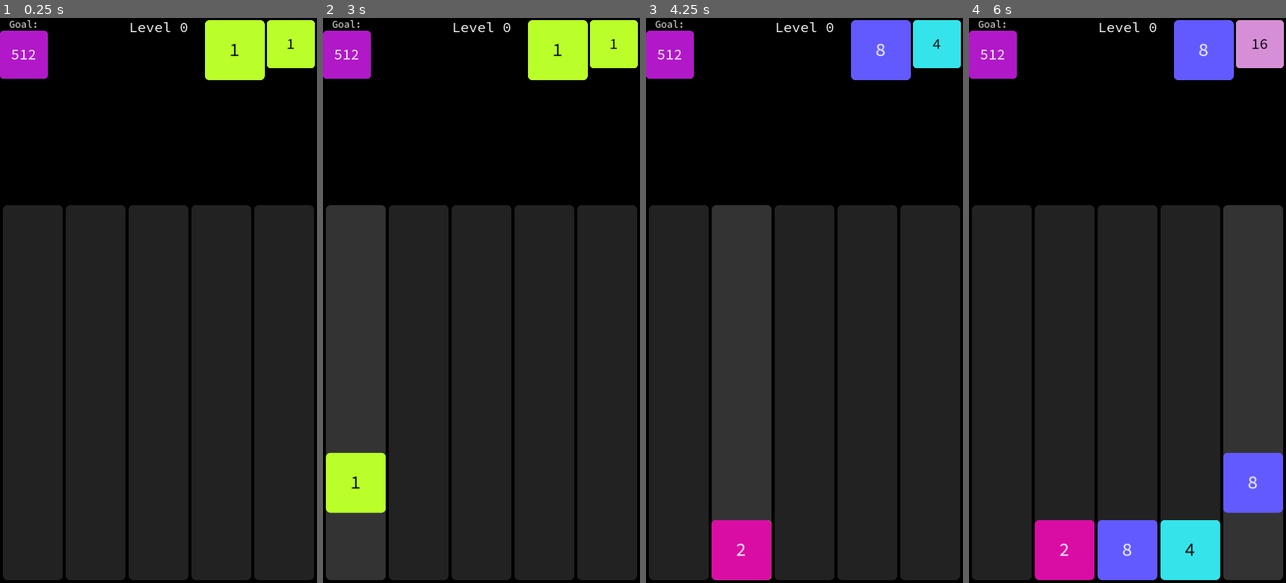
Above: before the commit, frames 1-4 (left to right).
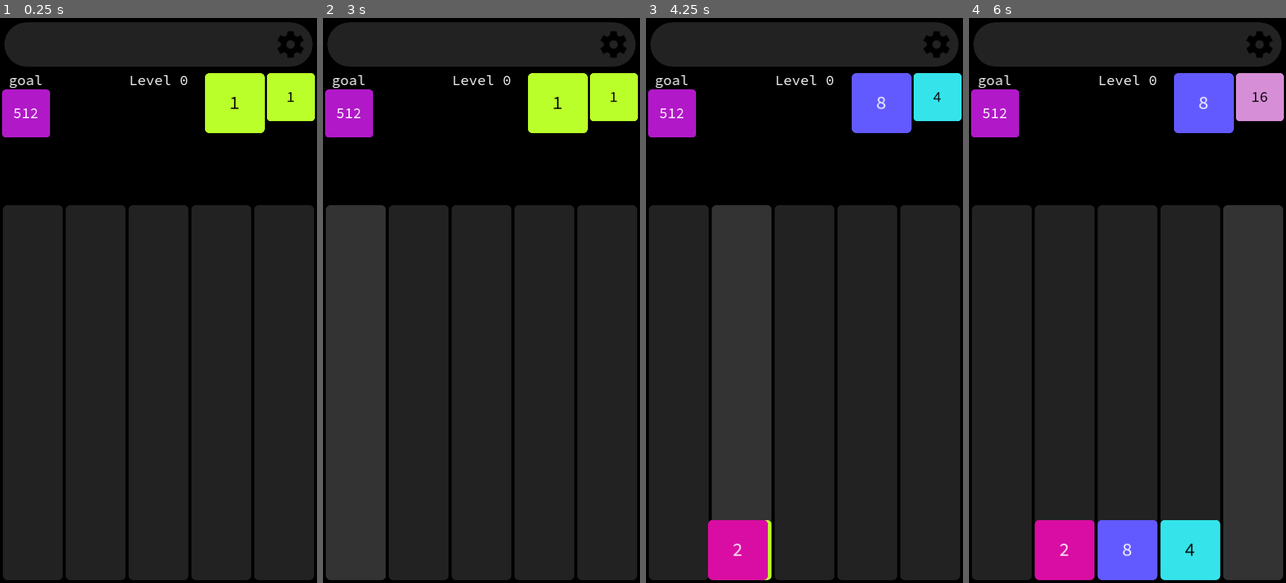
Above: after the commit, the same moments.

Repository: paulwrubel/merge-mania
Game: Godot game, scene res://scenes/main/main.tscn
Two runs of this game, one before a commit and one after it. Both use one fixed random seed, a clock stepped at 60 frames per second and the inputs below.
Inputs (mouse positions are in pixels of both pictures, inside the frame that each line leads up to):
- Up to frame 1 (0.25 s): no input
- Up to frame 2 (3 s): click (614, 46) at 0.52 s; click (614, 46) at 1.27 s; click (614, 46) at 2.02 s; tap Enter at 2.75 s; move the mouse to (354, 390) at 2.77 s; click (354, 390) at 2.92 s
- Up to frame 3 (4.25 s): move the mouse to (741, 390) at 3.52 s; click (741, 390) at 3.67 s
- Up to frame 4 (6 s): move the mouse to (1127, 390) at 4.27 s; click (1127, 390) at 4.42 s; move the mouse to (1190, 390) at 5.02 s; click (1190, 390) at 5.17 s; move the mouse to (1254, 390) at 5.77 s; click (1254, 390) at 5.92 s

The runs differ from the first frame. In frame 1, 13% of the frame differs, in the area x 0-100%, y 0-22%; in frame 2, 15%, in the area x 0-100%, y 0-88%; in frame 3, 13%; in frame 4, 15%.

Commit message:
added initial settings bar, non-functional

Diff:
--- /dev/null
+++ b/assets/icons/settings-material-icon.svg
@@ -0,0 +1 @@
+<svg xmlns="http://www.w3.org/2000/svg" height="48" viewBox="0 -960 960 960" width="48"><path d="m388-80-20-126q-19-7-40-19t-37-25l-118 54-93-164 108-79q-2-9-2.5-20.5T185-480q0-9 .5-20.5T188-521L80-600l93-164 118 54q16-13 37-25t40-18l20-127h184l20 126q19 7 40.5 18.5T669-710l118-54 93 164-108 77q2 10 2.5 21.5t.5 21.5q0 10-.5 21t-2.5 21l108 78-93 164-118-54q-16 13-36.5 25.5T592-206L572-80H388Zm92-270q54 0 92-38t38-92q0-54-38-92t-92-38q-54 0-92 38t-38 92q0 54 38 92t92 38Z"/></svg>
--- a/scenes/column/column.gd
+++ b/scenes/column/column.gd
@@ -26,9 +26,17 @@
 
 
 func _input_event(_viewport: Viewport, event: InputEvent, _shape_index: int):
-	if event is InputEventMouseButton:
-		if board.is_active and event.pressed and event.button_index == MOUSE_BUTTON_LEFT:
-			board.try_spawn_initial_block_in(index)
+	var should_spawn_block = false
+	if board.is_active:
+		if event is InputEventScreenTouch:
+			if not event.pressed and event.index == 0:
+				should_spawn_block = true
+		if event is InputEventMouseButton:
+			if not event.pressed and event.button_index == MOUSE_BUTTON_LEFT:
+				should_spawn_block = true
+
+	if should_spawn_block:
+		board.try_spawn_initial_block_in(index)
 
 
 func _on_mouse_entered():
--- a/scenes/goal_block_display/goal_block_display.tscn
+++ b/scenes/goal_block_display/goal_block_display.tscn
@@ -6,7 +6,7 @@
 [sub_resource type="LabelSettings" id="LabelSettings_4ncvs"]
 line_spacing = 0.0
 font = ExtResource("2_id8op")
-font_size = 22
+font_size = 32
 
 [node name="GoalBlockDisplay" type="Node2D"]
 script = ExtResource("1_6tx1s")
@@ -14,7 +14,6 @@
 [node name="GoalLabel" type="Label" parent="."]
 offset_right = 65.0
 offset_bottom = 28.0
-text = "Goal:
-"
+text = "goal"
 label_settings = SubResource("LabelSettings_4ncvs")
 horizontal_alignment = 1
--- a/scenes/main/main.tscn
+++ b/scenes/main/main.tscn
@@ -6,7 +6,20 @@
 [ext_resource type="FontFile" uid="uid://bh6wkhea6qlt5" path="res://assets/fonts/source_code_pro/static/SourceCodePro-Regular.ttf" id="2_yhj8y"]
 [ext_resource type="PackedScene" uid="uid://cxnkigdij2gq2" path="res://scenes/goal_block_display/goal_block_display.tscn" id="3_75p23"]
 [ext_resource type="Script" path="res://scenes/main/block_progression_display.gd" id="3_bdpll"]
+[ext_resource type="Texture2D" uid="uid://ktl4qasusu4f" path="res://assets/icons/settings-material-icon.svg" id="3_sfqi5"]
 [ext_resource type="PackedScene" uid="uid://uqi4ir2i0ck1" path="res://scenes/game_over_screen/game_over_screen.tscn" id="7_fusxk"]
+
+[sub_resource type="StyleBoxFlat" id="StyleBoxFlat_x0min"]
+content_margin_left = 10.0
+content_margin_top = 10.0
+content_margin_right = 10.0
+content_margin_bottom = 10.0
+bg_color = Color(0.133333, 0.133333, 0.133333, 1)
+corner_radius_top_left = 50
+corner_radius_top_right = 50
+corner_radius_bottom_right = 50
+corner_radius_bottom_left = 50
+shadow_color = Color(0, 0, 0, 1)
 
 [sub_resource type="LabelSettings" id="LabelSettings_w0o4o"]
 line_spacing = 0.0
@@ -19,32 +32,70 @@
 [node name="Board" parent="." instance=ExtResource("1_w173f")]
 position = Vector2(0, 480)
 
-[node name="BlockProgressionDisplay" type="Node2D" parent="." node_paths=PackedStringArray("board")]
-position = Vector2(500, 0)
-script = ExtResource("3_bdpll")
-board = NodePath("../Board")
-
-[node name="GoalBlockDisplay" parent="." node_paths=PackedStringArray("board") instance=ExtResource("3_75p23")]
-board = NodePath("../Board")
-
 [node name="GUI" type="Control" parent="."]
 layout_mode = 3
 anchors_preset = 0
 offset_right = 720.0
-offset_bottom = 300.0
+offset_bottom = 1280.0
+mouse_filter = 1
 
-[node name="LevelLabel" type="Label" parent="GUI" node_paths=PackedStringArray("board")]
-layout_mode = 1
+[node name="SettingsBar" type="MarginContainer" parent="GUI"]
+layout_mode = 0
+offset_right = 720.0
+offset_bottom = 120.0
+theme_override_constants/margin_left = 10
+theme_override_constants/margin_top = 10
+theme_override_constants/margin_right = 10
+theme_override_constants/margin_bottom = 10
+
+[node name="PanelContainer" type="PanelContainer" parent="GUI/SettingsBar"]
+layout_mode = 2
+theme_override_styles/panel = SubResource("StyleBoxFlat_x0min")
+
+[node name="HBoxContainer" type="HBoxContainer" parent="GUI/SettingsBar/PanelContainer"]
+layout_mode = 2
+alignment = 2
+
+[node name="AspectRatioContainer" type="AspectRatioContainer" parent="GUI/SettingsBar/PanelContainer/HBoxContainer"]
+layout_mode = 2
+size_flags_vertical = 3
+stretch_mode = 1
+alignment_horizontal = 2
+
+[node name="Button" type="Button" parent="GUI/SettingsBar/PanelContainer/HBoxContainer/AspectRatioContainer"]
+layout_mode = 2
+size_flags_vertical = 3
+focus_mode = 0
+mouse_default_cursor_shape = 2
+text = "
+"
+icon = ExtResource("3_sfqi5")
+flat = true
+expand_icon = true
+
+[node name="BoardInfo" type="Node2D" parent="GUI"]
+position = Vector2(0, 120)
+
+[node name="LevelLabel" type="Label" parent="GUI/BoardInfo" node_paths=PackedStringArray("board")]
 anchors_preset = 5
 anchor_left = 0.5
 anchor_right = 0.5
-offset_left = -0.5
-offset_right = 0.5
+offset_left = 359.5
+offset_right = 360.5
 offset_bottom = 41.0
 grow_horizontal = 2
 label_settings = SubResource("LabelSettings_w0o4o")
 script = ExtResource("2_pmoxd")
-board = NodePath("../../Board")
+board = NodePath("../../../Board")
+
+[node name="BlockProgressionDisplay" type="Node2D" parent="GUI/BoardInfo" node_paths=PackedStringArray("board")]
+position = Vector2(500, 0)
+script = ExtResource("3_bdpll")
+board = NodePath("../../../Board")
+
+[node name="GoalBlockDisplay" parent="GUI/BoardInfo" node_paths=PackedStringArray("board") instance=ExtResource("3_75p23")]
+position = Vector2(5, 0)
+board = NodePath("../../../Board")
 
 [node name="GameOverScreen" parent="." node_paths=PackedStringArray("board") instance=ExtResource("7_fusxk")]
 visible = false
Not shown, added: assets/icons/settings-material-icon.svg.import
Not shown: 1 places in scenes/main/main.tscn that only renumber resources
